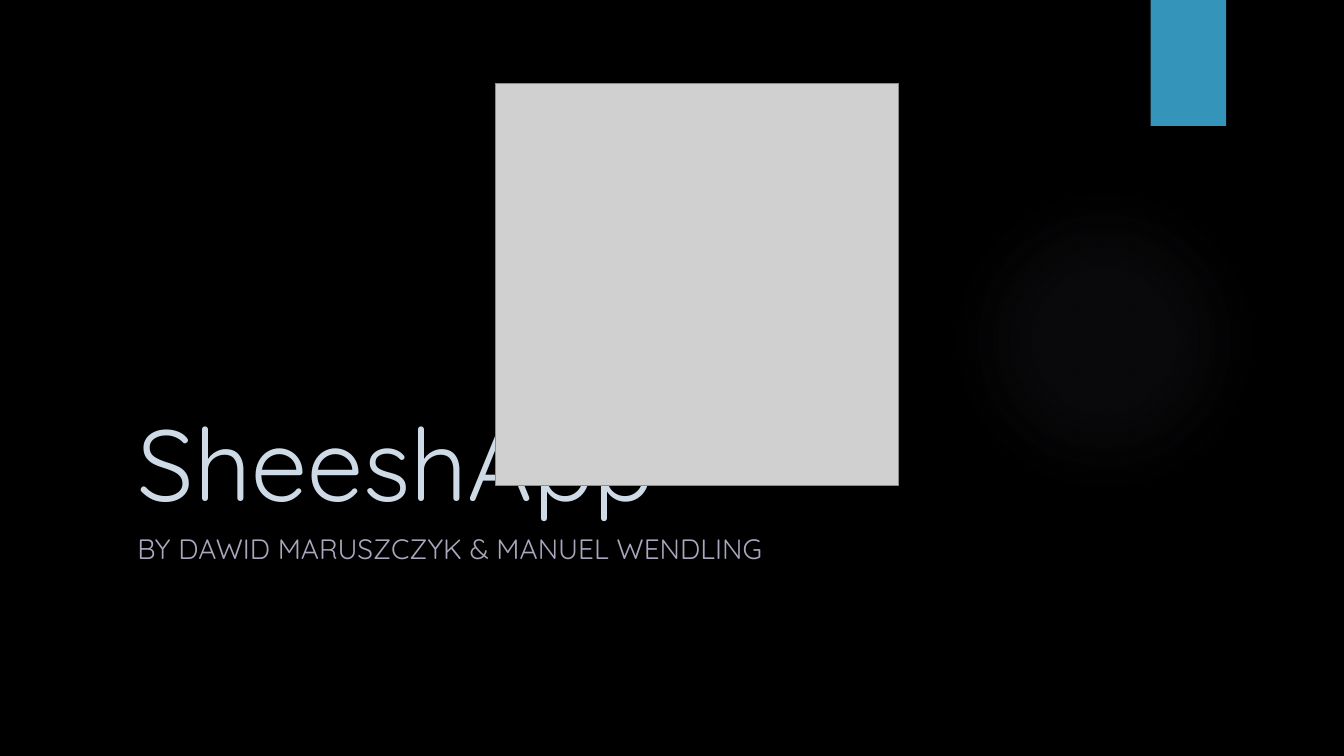
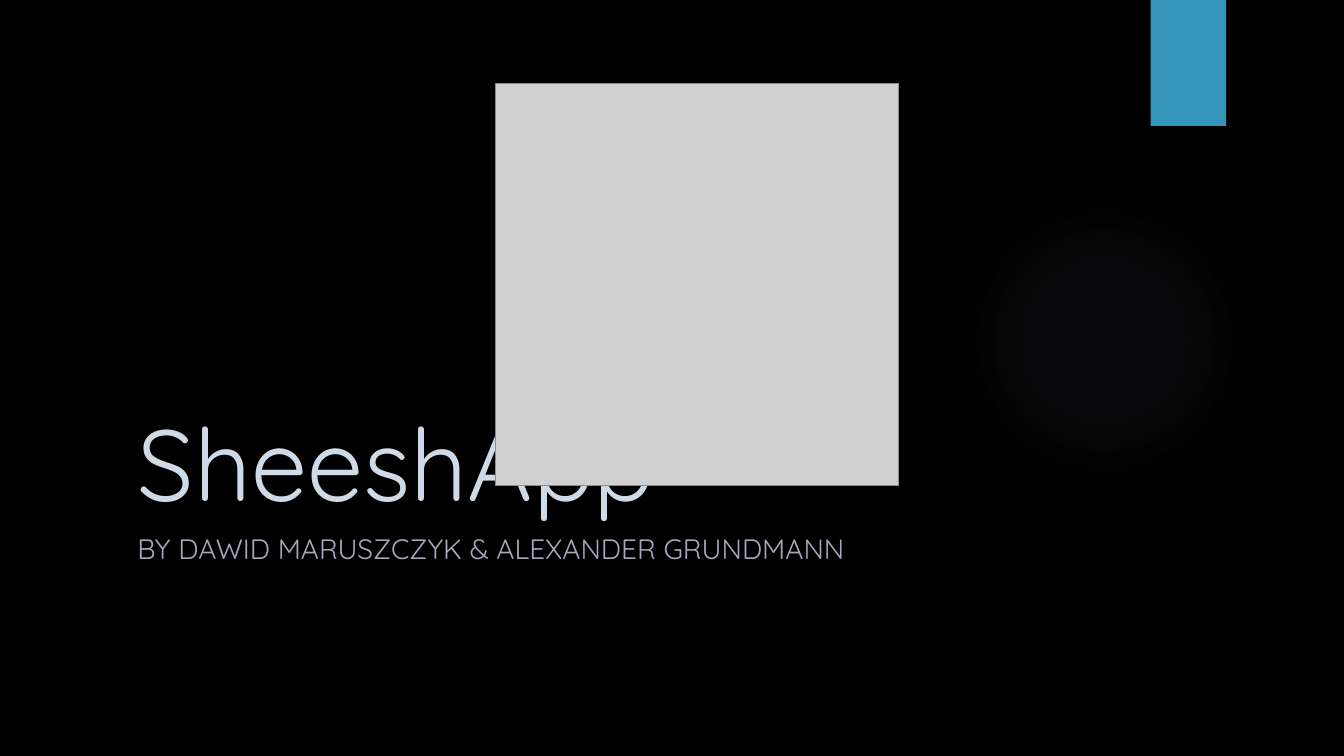
Before and after one commit to DawidMa/sheeshApp, a slide deck: slide 1 of SheeshApp.pptx. Drawn at 1344x756 pixels with LibreOffice and Linux fonts; fonts in the diff are those of the drawing; grey boxes stand for pictures; background and template pictures are left out. Boxes give left, top, right and bottom in pixels: in the first picture for what was removed or moved away, otherwise in the second. Text is boxed around its words. In the diff, an @@ line names an element or a change of style, - is before the commit and + after.

```diff
--- a/SheeshApp.pptx
+++ b/SheeshApp.pptx
@@ subtitle at (137, 539, 845, 560): text changed @@
-BY DAWID MARUSZCZYK & MANUEL WENDLING
+BY DAWID MARUSZCZYK & ALEXANDER GRUNDMANN
```
Also in this commit, not shown: 9 other slides changed, 4 slides added, 1 slide removed.
